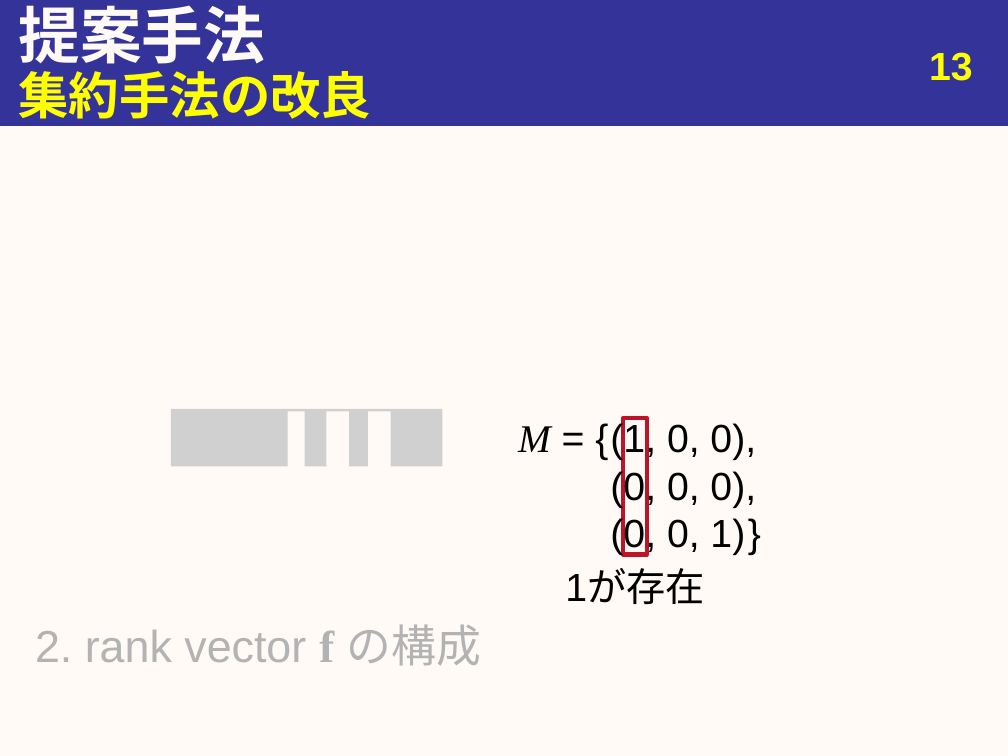
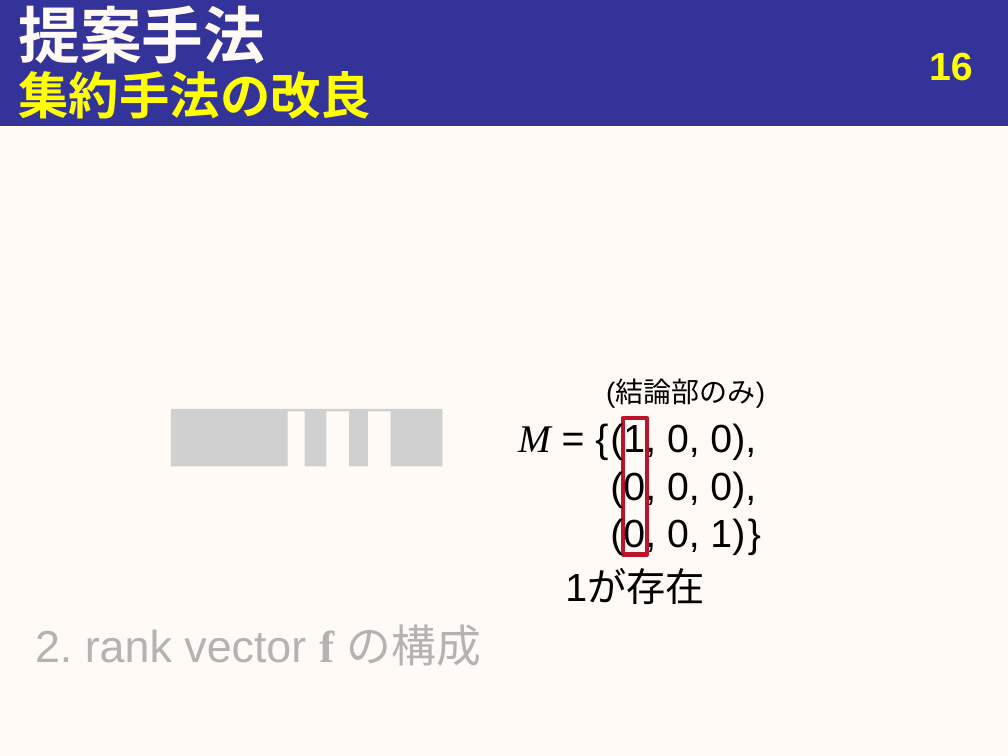
Before and after one commit to youle921/Slide-maintain, a slide deck: slide 16 of slide_1106/20191106_urita_eng.pptx (slide 13 before the commit). Drawn at 1008x756 pixels with LibreOffice and Linux fonts; fonts in the diff are those of the drawing; grey boxes stand for pictures. Boxes give left, top, right and bottom in pixels: in the first picture for what was removed or moved away, otherwise in the second. Text is boxed around its words. In the diff, an @@ line names an element or a change of style, - is before the commit and + after.

```diff
--- a/slide_1106/20191106_urita_eng.pptx
+++ b/slide_1106/20191106_urita_eng.pptx
@@ page number at [929, 52, 973, 81]: text changed @@
-13
+16
@@ text added at [606, 380, 765, 407], 20 pt, text #000000 @@
+(結論部のみ)
```
Also in this commit, not shown: 9 other slides changed, 4 slides added, 1 slide removed.
